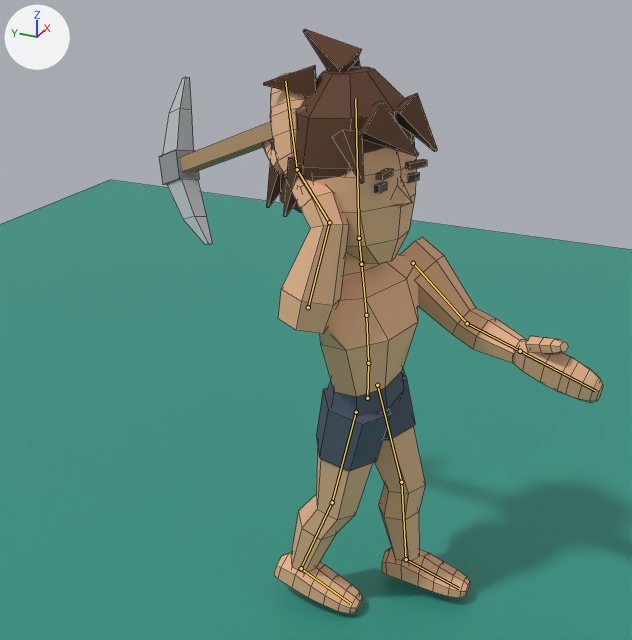
The Blender file public/models/characters/character.blend as it was, and as the next commit left it.
The view is the same before and after, from a camera (50 mm lens) standing at (-2.235, -0.83, 2.117) and looking at (-0.036, 0.159, 1.018). Lighting does not change. The marker at upper left points along +X, +Y and +Z. The picture after the commit comes second. Both versions are drawn at frame 9 of the action 'ToolUse'; the numbers are the values there. The bones that change, and the others that lie on the model, are drawn over the model as lines. Mesh edges are drawn as thin lines.

Names of what the first picture shows: 'CharacterBody', 'CharacterHair', 'Ground', 'Pickaxe_preview'.
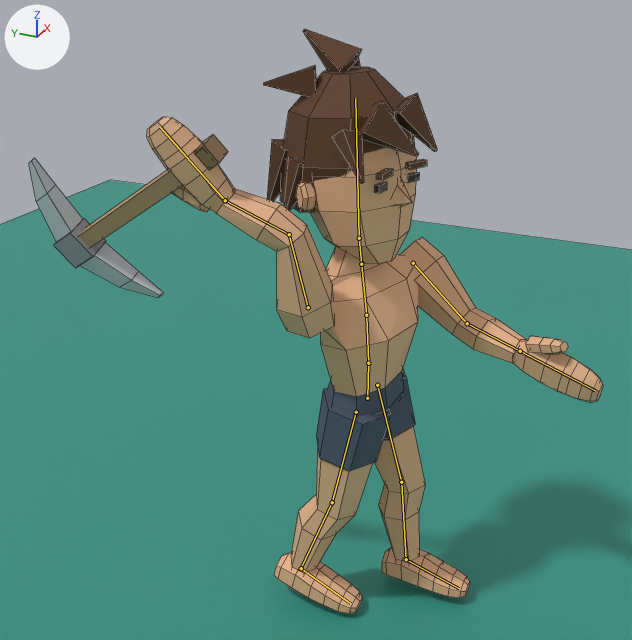
Scene script edits in JSON lines:
```json
{"block": "bone_upperarm_r", "where": "bone_upperarm_r = bpy.data.objects['Character'].pose.bones['upperarm.R']  # child of 'chest'"}
{"op": "set", "path": "bone_upperarm_r.rotation_euler", "old": "(-2.88, 0.0, 0.0)", "new": "(-2.967, -0.105, -0.576)", "note": "degrees (-165, 0, 0) -> degrees (-170, -6, -33)"}
{"block": "bone_forearm_r", "where": "bone_forearm_r = bpy.data.objects['Character'].pose.bones['forearm.R']  # child of 'upperarm.R'"}
{"op": "set", "path": "bone_forearm_r.rotation_euler", "old": "(-1.047, 0.0, 0.0)", "new": "(-1.047, 0.192, 0.0)", "note": "degrees (-60, 0, 0) -> degrees (-60, 11, 0)"}
{"block": "bone_hand_r", "where": "bone_hand_r = bpy.data.objects['Character'].pose.bones['hand.R']  # child of 'forearm.R'"}
{"op": "set", "path": "bone_hand_r.rotation_euler", "old": "(0.524, 0.0, 0.0)", "new": "(0.524, 0.0524, 0.0349)", "note": "degrees (30, 0, 0) -> degrees (30, 3, 2)"}
```

What differs and where, as boxes (x1, y1, x2, y2) in the pictures (632 x 640 px):
```json
{"object": "CharacterBody", "change": "posed", "before": [263, 73, 603, 614], "after": [147, 117, 603, 614], "on screen": "34% wider, 8% shorter"}
{"object": "Pickaxe_preview", "change": "posed", "before": [159, 77, 307, 244], "after": [29, 134, 228, 298]}
{"bone": "upperarm.R", "before": "(308, 307) to (329, 222)", "after": "(308, 307) to (289, 234)"}
{"bone": "forearm.R", "before": "(329, 222) to (297, 169)", "after": "(289, 234) to (225, 200)"}
{"bone": "hand.R", "before": "(297, 169) to (285, 81)", "after": "(225, 200) to (160, 127)"}
```
